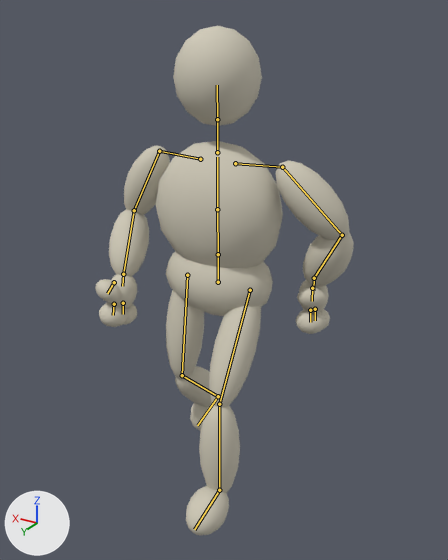
Renders of the glTF model art/models/characters/shared_humanoid/shared_humanoid_player_motion_v1.glb from each side of a commit.
Rendered twice from a camera (50 mm lens) standing at (-1.105, 1.8, 1.776) and looking at (-0.039, 0.023, 0.888). Lighting does not change. The marker at lower left points along +X, +Y and +Z. The picture after the commit comes second. Both versions are drawn at frame 16 of the action 'run'; the numbers are the values there. The bones that change, and the others that lie on the model, are drawn over the model as lines.

In view in the first picture: 'BindTemplate'.
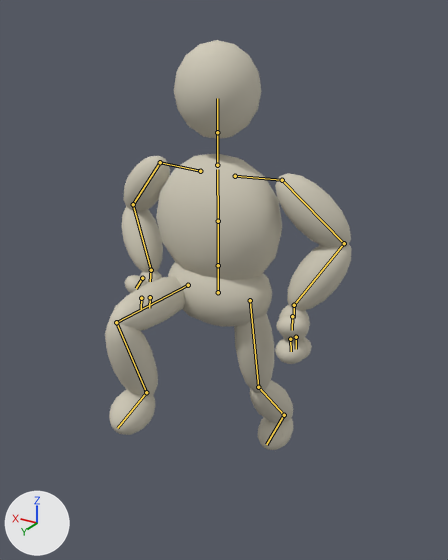
The change, as JSON lines over the scene's bpy script:
```json
{"block": "bone_pelvis", "where": "bone_pelvis = bpy.data.objects['Rig'].pose.bones['pelvis']  # child of 'root'"}
{"op": "set", "path": "bone_pelvis.location", "old": "(0.0, -0.059, 0.0)", "new": "(0.0, -0.102, 0.0)"}
{"block": "bone_upper_arm_l", "where": "bone_upper_arm_l = bpy.data.objects['Rig'].pose.bones['upper_arm_l']  # child of 'clavicle_l'"}
{"op": "set", "path": "bone_upper_arm_l.rotation_quaternion", "old": "(0.995, -0.076, 0.0, 0.071)", "new": "(0.991, -0.088, 0.0, 0.1)", "note": "degrees (-9, 1, 8) -> degrees (-10, 1, 11)"}
{"block": "bone_forearm_l", "where": "bone_forearm_l = bpy.data.objects['Rig'].pose.bones['forearm_l']  # child of 'upper_arm_l'"}
{"op": "set", "path": "bone_forearm_l.rotation_quaternion", "old": "(0.805, -0.508, 0.058, -0.3)", "new": "(0.763, -0.203, 0.071, -0.61)", "note": "degrees (-61, -12, -34) -> degrees (-24, -8, -76)"}
{"block": "bone_hand_l", "where": "bone_hand_l = bpy.data.objects['Rig'].pose.bones['hand_l']  # child of 'forearm_l'"}
{"op": "set", "path": "bone_hand_l.rotation_quaternion", "old": "(0.931, 0.359, 0.071, -0.023)", "new": "(0.956, 0.099, -0.056, 0.27)", "note": "degrees (42, 9, 0) -> degrees (9, -9, 31)"}
{"block": "bone_upper_arm_r", "where": "bone_upper_arm_r = bpy.data.objects['Rig'].pose.bones['upper_arm_r']  # child of 'clavicle_r'"}
{"op": "set", "path": "bone_upper_arm_r.rotation_quaternion", "old": "(0.994, -0.096, 0.0, 0.044)", "new": "(0.991, -0.088, 0.0, -0.1)", "note": "degrees (-11, 0, 5) -> degrees (-10, -1, -11)"}
{"block": "bone_forearm_r", "where": "bone_forearm_r = bpy.data.objects['Rig'].pose.bones['forearm_r']  # child of 'upper_arm_r'"}
{"op": "set", "path": "bone_forearm_r.rotation_quaternion", "old": "(0.824, 0.083, -0.061, 0.558)", "new": "(0.763, -0.203, -0.071, 0.61)", "note": "degrees (4, -11, 68) -> degrees (-24, 8, 76)"}
{"block": "bone_hand_r", "where": "bone_hand_r = bpy.data.objects['Rig'].pose.bones['hand_r']  # child of 'forearm_r'"}
{"op": "set", "path": "bone_hand_r.rotation_quaternion", "old": "(0.911, -0.165, 0.139, -0.352)", "new": "(0.956, 0.099, 0.056, -0.27)", "note": "degrees (-24, 8, -44) -> degrees (9, 9, -31)"}
{"block": "bone_thigh_l", "where": "bone_thigh_l = bpy.data.objects['Rig'].pose.bones['thigh_l']  # child of 'pelvis'"}
{"op": "set", "path": "bone_thigh_l.rotation_quaternion", "old": "(0.971, 0.239, 0.0, -0.005)", "new": "(-0.992, 0.127, 0.0, 0.001)", "note": "degrees (28, 0, -1) -> degrees (-15, 0, 0)"}
{"block": "bone_foot_l", "where": "bone_foot_l = bpy.data.objects['Rig'].pose.bones['foot_l']  # child of 'shin_l'"}
{"op": "set", "path": "bone_foot_l.rotation_quaternion", "old": "(0.999, -0.043, -0.003, -0.001)", "new": "(0.946, 0.323, -0.003, -0.001)", "note": "degrees (-5, 0, 0) -> degrees (38, 0, 0)"}
{"block": "bone_thigh_r", "where": "bone_thigh_r = bpy.data.objects['Rig'].pose.bones['thigh_r']  # child of 'pelvis'"}
{"op": "set", "path": "bone_thigh_r.rotation_quaternion", "old": "(0.999, 0.032, 0.0, 0.003)", "new": "(0.707, 0.707, 0.0, 0.009)", "note": "degrees (4, 0, 0) -> degrees (90, -1, 1)"}
{"block": "bone_shin_r", "where": "bone_shin_r = bpy.data.objects['Rig'].pose.bones['shin_r']  # child of 'thigh_r'"}
{"op": "set", "path": "bone_shin_r.rotation_quaternion", "old": "(0.918, -0.396, 0.001, -0.005)", "new": "(0.588, -0.809, 0.003, -0.003)", "note": "degrees (-47, 0, -1) -> degrees (-108, 0, -1)"}
{"block": "bone_foot_r", "where": "bone_foot_r = bpy.data.objects['Rig'].pose.bones['foot_r']  # child of 'shin_r'"}
{"op": "set", "path": "bone_foot_r.rotation_quaternion", "old": "(0.93, 0.366, 0.003, 0.001)", "new": "(0.988, 0.157, 0.007, 0.002)", "note": "degrees (43, 0, 0) -> degrees (18, 1, 0)"}
```

What differs and where, as boxes [x1, y1, x2, y2] in the pictures (448 x 560 px):
```json
{"object": "BindTemplate", "change": "posed", "before": [95, 26, 354, 536], "after": [105, 40, 352, 450], "on screen": "20% shorter"}
{"bone": "pelvis", "before": "(218, 282) to (218, 254)", "after": "(218, 292) to (218, 265)"}
{"bone": "upper_arm_l", "before": "(282, 167) to (342, 235)", "after": "(282, 180) to (344, 243)"}
{"bone": "forearm_l", "before": "(342, 235) to (314, 278)", "after": "(344, 243) to (294, 305)"}
{"bone": "hand_l", "before": "(314, 278) to (313, 290)", "after": "(294, 305) to (294, 318)"}
{"bone": "upper_arm_r", "before": "(159, 151) to (134, 210)", "after": "(160, 162) to (133, 204)"}
{"bone": "forearm_r", "before": "(134, 210) to (123, 274)", "after": "(133, 204) to (151, 270)"}
{"bone": "hand_r", "before": "(123, 274) to (122, 286)", "after": "(151, 270) to (150, 281)"}
{"bone": "thigh_l", "before": "(250, 290) to (219, 404)", "after": "(250, 300) to (258, 387)"}
{"bone": "foot_l", "before": "(219, 490) to (194, 529)", "after": "(284, 415) to (266, 444)"}
{"bone": "thigh_r", "before": "(187, 275) to (182, 375)", "after": "(188, 285) to (116, 322)"}
{"bone": "shin_r", "before": "(182, 375) to (218, 396)", "after": "(116, 322) to (146, 392)"}
{"bone": "foot_r", "before": "(218, 396) to (197, 425)", "after": "(146, 392) to (117, 428)"}
```
